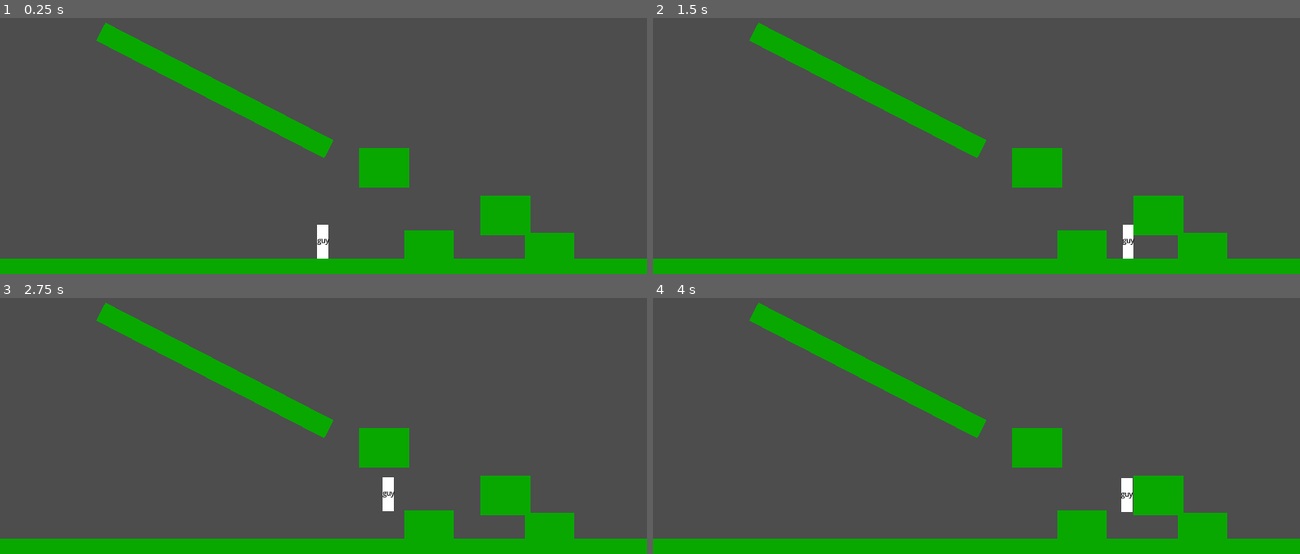
Above: before the commit, frames 1-4 (two rows, left to right).
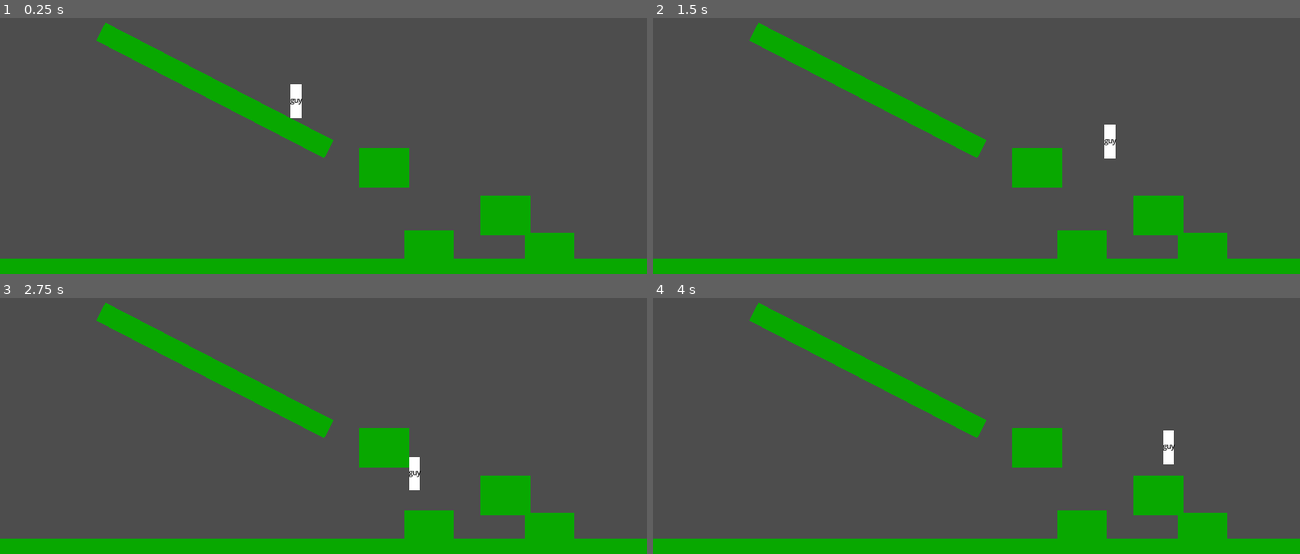
Above: after the commit, the same moments.

Repository: hpi-swa-lab/godot-pronto
Game: Godot game, scene res://examples/jumpnrun.tscn
The game is run twice, just before and just after one commit, with the same random seed, the same clock (stepped at 60 frames per second) and the same inputs. The project has no main scene, so this scene is started directly.
Inputs (mouse positions are in pixels of both pictures, inside the frame that each line leads up to):
- Up to frame 1 (0.25 s): no input
- Up to frame 2 (1.5 s): tap Enter (ui_accept) at 0.5, 0.77 s; move the mouse to (1118, 74) at 0.52 s; hold Right (ui_right) 0.53-1.25 s; tap J at 0.6 s; click (1118, 74) at 0.67 s; drag from (847, 110) to (944, 163) at 1.27 s
- Up to frame 3 (2.75 s): tap Enter (ui_accept) at 2 s; move the mouse to (outside the picture) at 2.02 s; hold Left (ui_left) from 2.03 s (still down); tap I at 2.1 s; click (outside the picture) at 2.17 s
- Up to frame 4 (4 s): release Left (ui_left) at 2.75 s; drag from (944, 443) to (782, 318) at 2.77 s; tap Enter (ui_accept) at 3.5, 3.77 s; move the mouse to (1170, 426) at 3.52 s; hold Right (ui_right) from 3.53 s (still down); tap Tab at 3.6 s; click (1170, 426) at 3.67 s

The runs differ from the first frame. In frame 1, 0.5% of the frame differs, in the area x 44-51%, y 25-95%; in frame 2, 0.4%; in frame 3, 0.4%; in frame 4, 0.4%.

Commit message:
zwischenstand

Diff:
--- a/examples/jumpnrun.tscn
+++ b/examples/jumpnrun.tscn
@@ -24,7 +24,7 @@
 to = NodePath("..")
 invoke = "move_and_slide"
 arguments = []
-only_if = "return G.at(\"is_on_static_grapple\")"
+only_if = "return G.at(\"is_on_static_grapple\") or G.at(\"is_on_normal_grapple\")"
 expression = ""
 
 [sub_resource type="Resource" id="Resource_6rtae"]
@@ -112,6 +112,91 @@
 only_if = "return true"
 expression = ""
 
+[sub_resource type="Resource" id="Resource_uuw3x"]
+script = ExtResource("5_jpml8")
+signal_name = "spawned"
+to = NodePath("")
+invoke = ""
+arguments = []
+only_if = "return true"
+expression = "var parent = instance.get_parent()
+if parent.get_child_count() > 1:
+	parent.remove_child(parent.get_child(0))
+
+instance.linear_velocity = (from.get_viewport().get_mouse_position() - G.at(\"playerPos\")).normalized() * G.at(\"init_grapple_speed\")"
+
+[sub_resource type="Resource" id="Resource_pwhsi"]
+script = ExtResource("5_jpml8")
+signal_name = "collided"
+to = NodePath("../../../CharacterBody2D/PlatformerController")
+invoke = "set"
+arguments = ["G.put(\"playerVelocity\",to.get_parent().get_velocity())
+return \"is_on_static_grapple\"", "return true"]
+only_if = "return true"
+expression = ""
+
+[sub_resource type="Resource" id="Resource_r851i"]
+script = ExtResource("5_jpml8")
+signal_name = "collided"
+to = NodePath("../../../CharacterBody2D")
+invoke = "set_position"
+arguments = ["return G.at(\"playerPos\")+((from.get_parent().global_position-G.at(\"playerPos\")) * 0.1)"]
+only_if = "return true"
+expression = ""
+
+[sub_resource type="Resource" id="Resource_fxtwo"]
+script = ExtResource("5_jpml8")
+signal_name = "collided"
+to = NodePath("")
+invoke = ""
+arguments = []
+only_if = "return true"
+expression = "from.get_parent().set_sleeping(true)"
+
+[sub_resource type="Resource" id="Resource_l8q6s"]
+script = ExtResource("5_jpml8")
+signal_name = "collided"
+to = NodePath("../../../State")
+invoke = "put"
+arguments = ["return \"is_on_normal_grapple\"", "return true"]
+only_if = "return true"
+expression = ""
+
+[sub_resource type="Resource" id="Resource_pr8wo"]
+script = ExtResource("5_jpml8")
+signal_name = "always"
+to = NodePath("../../../CharacterBody2D")
+invoke = "set_velocity"
+arguments = ["var currentVelocity = G.at(\"playerVelocity\")
+var grappleLine = (from.get_parent().global_position-G.at(\"playerPos\")).normalized()
+var swingDir = grappleLine.rotated(deg_to_rad(90))
+
+
+var newDir
+
+if currentVelocity != Vector2(0,0):
+	newDir = swingDir * currentVelocity.length()
+	#newDir = swingDir * swingDir.dot(currentVelocity.normalized()) * 50
+else:
+	newDir = swingDir
+
+var gravityInfluence = newDir * newDir.dot(Vector2(0,1))
+currentVelocity = newDir + gravityInfluence
+G.put(\"playerVelocity\", currentVelocity)
+return currentVelocity
+"]
+only_if = "return G.at(\"is_on_normal_grapple\")"
+expression = ""
+
+[sub_resource type="Resource" id="Resource_gmt0n"]
+script = ExtResource("5_jpml8")
+signal_name = "always"
+to = NodePath("../../../CharacterBody2D")
+invoke = ""
+arguments = []
+only_if = "return true"
+expression = "print(to.get_velocity())"
+
 [sub_resource type="Resource" id="Resource_xp1tx"]
 script = ExtResource("5_jpml8")
 signal_name = "always"
@@ -125,6 +210,15 @@
 script = ExtResource("5_jpml8")
 signal_name = "always"
 to = NodePath("../Static_Grapple_Spawner2")
+invoke = "set_position"
+arguments = ["return G.at(\"playerPos\")"]
+only_if = "return true"
+expression = ""
+
+[sub_resource type="Resource" id="Resource_t43s0"]
+script = ExtResource("5_jpml8")
+signal_name = "always"
+to = NodePath("../Normal_Grapple_Spawner")
 invoke = "set_position"
 arguments = ["return G.at(\"playerPos\")"]
 only_if = "return true"
@@ -202,10 +296,28 @@
 only_if = "return true"
 expression = ""
 
+[sub_resource type="Resource" id="Resource_qp5aa"]
+script = ExtResource("5_jpml8")
+signal_name = "down"
+to = NodePath("../State")
+invoke = "put"
+arguments = ["return \"is_on_normal_grapple\"", "return false"]
+only_if = "return true"
+expression = ""
+
+[sub_resource type="Resource" id="Resource_518e6"]
+script = ExtResource("5_jpml8")
+signal_name = "down"
+to = NodePath("../Normal_Grapple_Spawner")
+invoke = "spawn"
+arguments = []
+only_if = "return true"
+expression = ""
+
 [node name="jumpnrun" type="Node2D"]
 
 [node name="CharacterBody2D" type="CharacterBody2D" parent="."]
-position = Vector2(575, 558)
+position = Vector2(527, 317)
 collision_layer = 2
 
 [node name="Placeholder" type="Node2D" parent="CharacterBody2D"]
@@ -218,7 +330,7 @@
 script = ExtResource("2_qr0oj")
 
 [node name="Always" type="Node2D" parent="CharacterBody2D"]
-position = Vector2(30, -59)
+position = Vector2(42, -97)
 script = ExtResource("5_kljok")
 metadata/pronto_connections = [SubResource("Resource_6pxs7"), SubResource("Resource_mmpws")]
 
@@ -257,6 +369,27 @@
 position = Vector2(-28, 47)
 script = ExtResource("6_nu8ty")
 metadata/pronto_connections = [SubResource("Resource_fcmup"), SubResource("Resource_qfd54"), SubResource("Resource_dvdr7"), SubResource("Resource_ipp8h"), SubResource("Resource_fwsaa")]
+
+[node name="Normal_Grapple_Spawner" type="Node2D" parent="."]
+position = Vector2(1089, 479)
+script = ExtResource("3_7wwi6")
+metadata/pronto_connections = [SubResource("Resource_uuw3x")]
+
+[node name="RigidBody2D" type="RigidBody2D" parent="Normal_Grapple_Spawner"]
+collision_layer = 2
+
+[node name="Placeholder" type="Node2D" parent="Normal_Grapple_Spawner/RigidBody2D"]
+script = ExtResource("1_tc671")
+
+[node name="Collision" type="Node2D" parent="Normal_Grapple_Spawner/RigidBody2D"]
+position = Vector2(-24, 63)
+script = ExtResource("6_nu8ty")
+metadata/pronto_connections = [SubResource("Resource_pwhsi"), SubResource("Resource_r851i"), SubResource("Resource_fxtwo"), SubResource("Resource_l8q6s")]
+
+[node name="Always2" type="Node2D" parent="Normal_Grapple_Spawner/RigidBody2D"]
+position = Vector2(112, 54)
+script = ExtResource("5_kljok")
+metadata/pronto_connections = [SubResource("Resource_pr8wo"), SubResource("Resource_gmt0n")]
 
 [node name="State" type="Node2D" parent="."]
 position = Vector2(754, 324)
@@ -268,11 +401,13 @@
 metadata/static_grapple_player_pos = Vector2(0, 0)
 metadata/grapple_pos = Vector2(0, 0)
 metadata/grapple_speed = 200
+metadata/is_on_normal_grapple = false
+metadata/playerVelocity = Vector2(0, 0)
 
 [node name="Always" type="Node2D" parent="."]
 position = Vector2(638, 383)
 script = ExtResource("5_kljok")
-metadata/pronto_connections = [SubResource("Resource_xp1tx"), SubResource("Resource_1clvj")]
+metadata/pronto_connections = [SubResource("Resource_xp1tx"), SubResource("Resource_1clvj"), SubResource("Resource_t43s0")]
 
 [node name="Key" type="Node2D" parent="."]
 position = Vector2(403, 544)
@@ -357,4 +492,10 @@
 position = Vector2(834, 604)
 script = ExtResource("4_1kqu0")
 key = "Space"
-metadata/pronto_connections = [SubResource("Resource_268c8"), SubResource("Resource_ivovv")]
+metadata/pronto_connections = [SubResource("Resource_268c8"), SubResource("Resource_ivovv"), SubResource("Resource_qp5aa")]
+
+[node name="Key6" type="Node2D" parent="."]
+position = Vector2(1153, 445)
+script = ExtResource("4_1kqu0")
+key = "R"
+metadata/pronto_connections = [SubResource("Resource_518e6")]
Not shown: 1 places in examples/jumpnrun.tscn that only renumber resources
